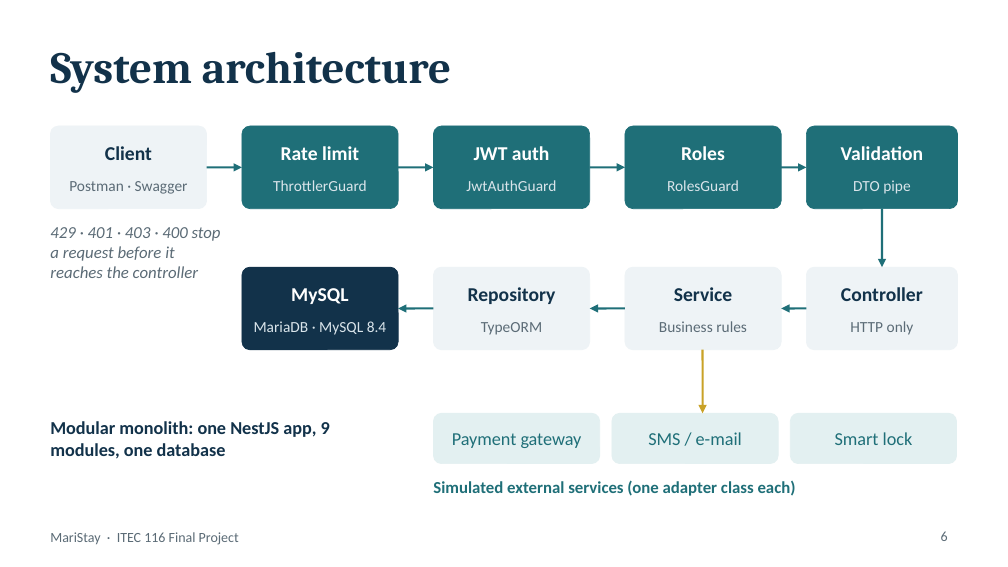
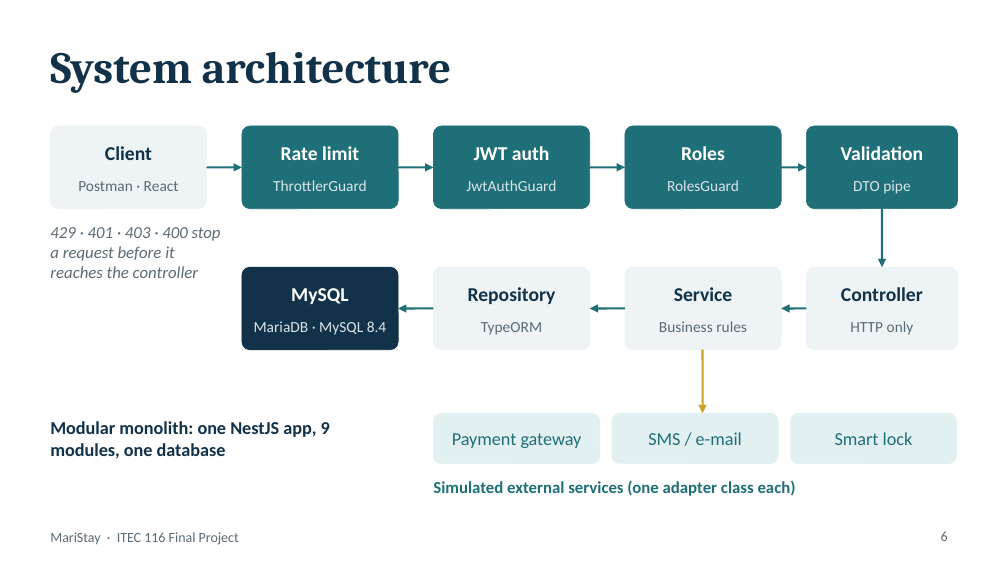
Before and after one commit to reyesgeero001/Maristay, a slide deck: slide 6 of docs/MariStay_Presentation.pptx. Drawn at 1008x567 pixels with LibreOffice and Linux fonts; fonts in the diff are those of the drawing. Boxes give left, top, right and bottom in pixels: in the first picture for what was removed or moved away, otherwise in the second. Text is boxed around its words. In the diff, an @@ line names an element or a change of style, - is before the commit and + after.

```diff
--- a/docs/MariStay_Presentation.pptx
+++ b/docs/MariStay_Presentation.pptx
@@ text at (78,181,179,191): text changed @@
-Postman · Swagger
+Postman · React
```
Also in this commit, not shown: 20 other files.
